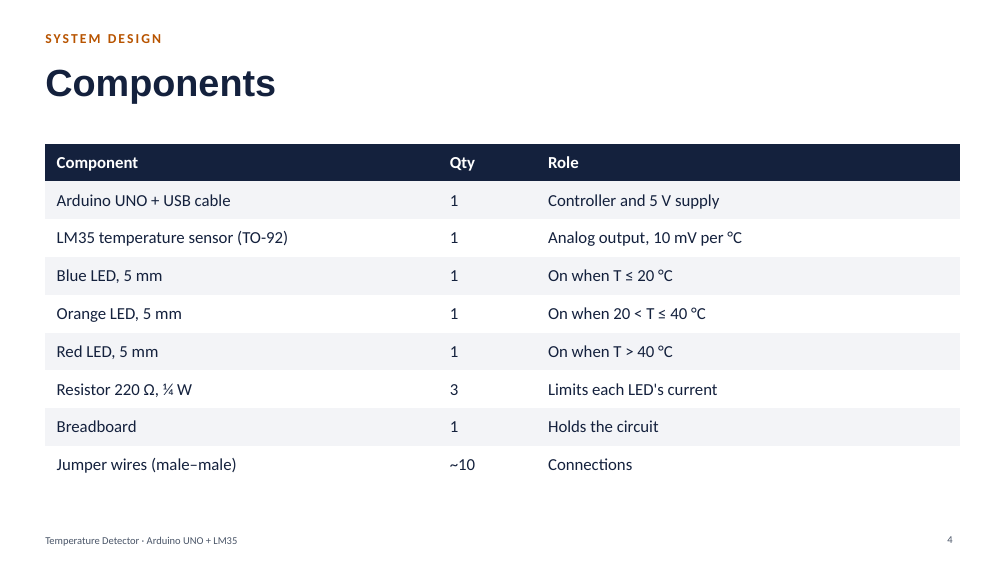
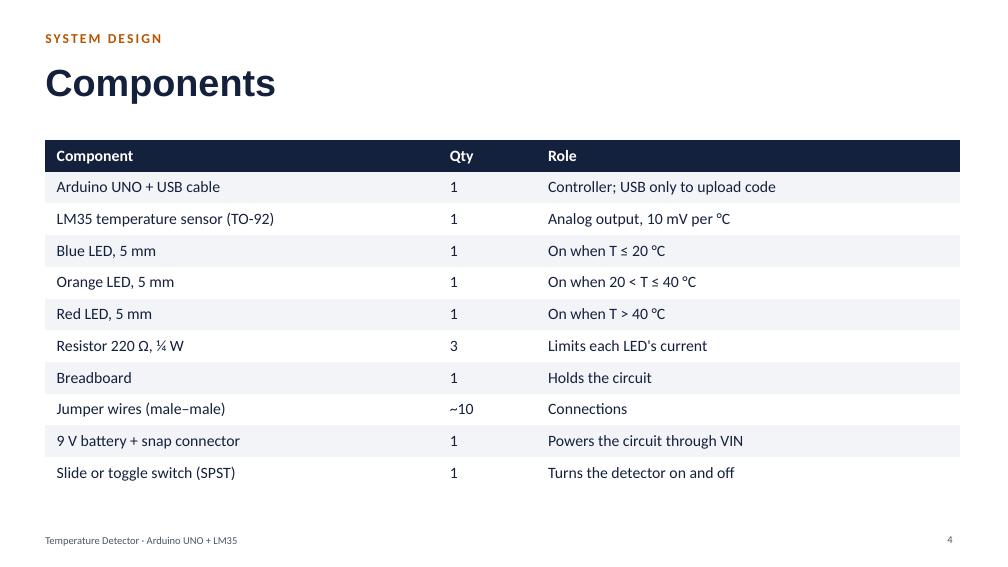
Before and after one commit to qaessafty-arch/Tempreture-detector, a slide deck: slide 4 of presentation/Temperature_Detector_Presentation.pptx. Drawn at 1008x567 pixels with LibreOffice and Linux fonts; fonts in the diff are those of the drawing. Boxes give left, top, right and bottom in pixels: in the first picture for what was removed or moved away, otherwise in the second. Text is boxed around its words. In the diff, an @@ line names an element or a change of style, - is before the commit and + after.

```diff
--- a/presentation/Temperature_Detector_Presentation.pptx
+++ b/presentation/Temperature_Detector_Presentation.pptx
@@ table at (45, 140, 960, 485) @@
-row 2, column 3: Controller and 5 V supply
+row 2, column 3: Controller; USB only to upload code
+row 10: 9 V battery + snap connector | 1 | Powers the circuit through VIN
+row 11: Slide or toggle switch (SPST) | 1 | Turns the detector on and off
@@ table: place and size @@
-table at (45, 144, 960, 477)
+table at (45, 140, 960, 485)
```
Also in this commit, not shown: 1 other slide changed, 6 other files.
